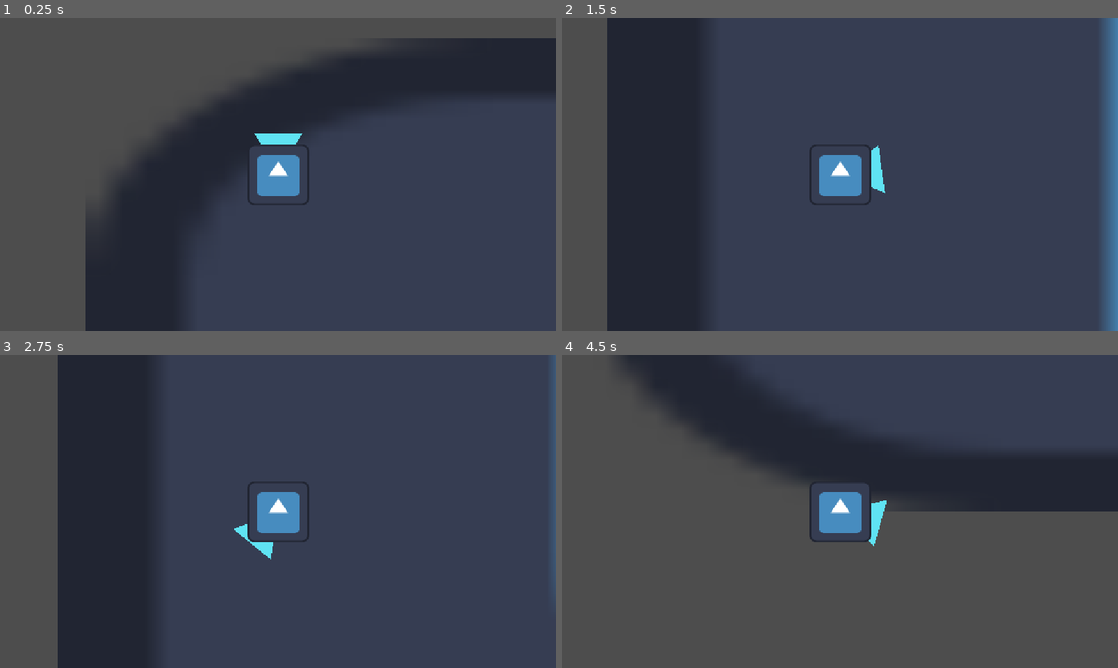
Above: before the commit, frames 1-4 (two rows, left to right).
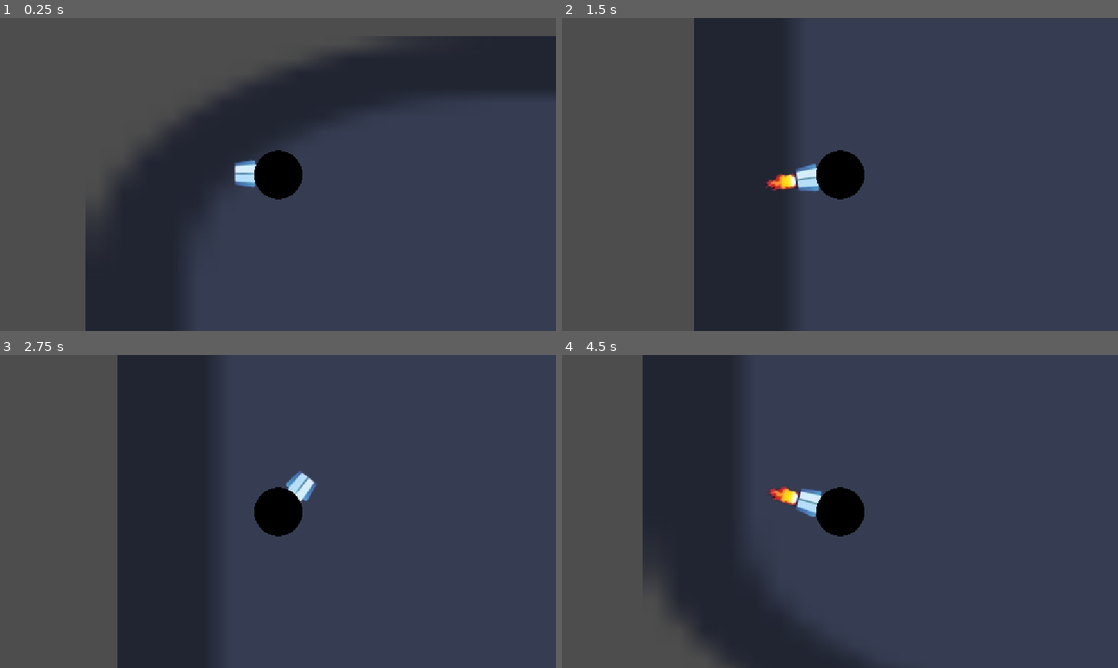
Above: after the commit, the same moments.

Repository: lsitaraman677/VergeOfCollapse
Game: Godot game, scene res://sprite_2d.tscn
Same seed, same stepped clock (60 frames per second), same inputs: the game is played once before the commit and once after it. The engine's default icon, where the game draws it, is replaced by a stand-in: a white triangle on a blue panel in a dark square.
Inputs (mouse positions are in pixels of both pictures, inside the frame that each line leads up to):
- Up to frame 1 (0.25 s): no input
- Up to frame 2 (1.5 s): tap Enter (ui_accept) at 0.5, 1.35 s; move the mouse to (962, 158) at 0.52 s; hold Enter (ui_accept) 0.53-1.28 s; click (962, 158) at 0.67 s; move the mouse to (728, 190) at 1.27 s; click (728, 190) at 1.42 s
- Up to frame 3 (2.75 s): tap Enter (ui_accept) at 1.52, 1.82 s; move the mouse to (333, 442) at 2.02 s; hold Enter (ui_accept) from 2.03 s (still down); click (333, 442) at 2.17 s
- Up to frame 4 (4.5 s): move the mouse to (812, 574) at 2.77 s; release Enter (ui_accept) at 2.78 s; tap Enter (ui_accept) at 2.85, 3.02, 3.32, 4.35 s; click (812, 574) at 2.92 s; move the mouse to (1006, 558) at 3.52 s; hold Enter (ui_accept) 3.53-4.28 s; click (1006, 558) at 3.67 s; move the mouse to (673, 464) at 4.27 s; click (673, 464) at 4.42 s

The runs differ from the first frame. In frame 1, 2.0% of the frame differs, in the area x 42-100%, y 5-60%; in frame 2, 34%, in the area x 8-100%, y 0-100%; in frame 3, 21%; in frame 4, 31%.

Commit message:
breaking platforms and animated booster

Diff:
--- /dev/null
+++ b/gamejam_everythingistemporary/booster.gd
@@ -0,0 +1,14 @@
+extends AnimatedSprite2D
+
+func get_boost_force(power, reposition=true):
+	var mouse_pos = get_global_mouse_position() - global_position
+	var ang = atan2(mouse_pos.y, mouse_pos.x)
+	if reposition:
+		rotation = ang
+	if Input.is_mouse_button_pressed(MOUSE_BUTTON_LEFT):
+		if animation == 'paused':
+			play('playing')
+		return -Vector2(cos(ang), sin(ang)) * power
+	play('paused')
+	frame = 0
+	return Vector2.ZERO
--- /dev/null
+++ b/gamejam_everythingistemporary/character_draw.gd
@@ -0,0 +1,7 @@
+extends Node2D
+
+func _process(dt):
+	queue_redraw()
+
+func _draw():
+	draw_circle(Vector2.ZERO, 50, Color(0, 0, 0))
--- /dev/null
+++ b/gamejam_everythingistemporary/game.gd
@@ -0,0 +1,56 @@
+extends TextureRect
+
+
+func _ready():
+	var lines = FileAccess.open('res://levels.txt', FileAccess.READ).get_as_text().split('\n')
+	add_child(get_platform(lines[0]))
+
+func get_platform(str):
+	var curnum = ''
+	var open = false
+	var firstnum = false
+	var curvec
+	var vecs = PackedVector2Array()
+	for i in str:
+		if open:
+			if firstnum:
+				if i == ',':
+					firstnum = false
+					curvec.x = float(curnum)
+					curnum = ''
+				else:
+					curnum += i
+			else:
+				if i == ')':
+					open = false
+					curvec.y = float(curnum)
+					vecs.append(curvec)
+					curnum = ''
+				else:
+					curnum += i
+		else:
+			if i == '(':
+				open = true
+				firstnum = true
+				curvec = Vector2.ZERO
+	if len(vecs) <= 1:
+		return null
+	var plat = Platform.new()
+	plat.initialize(vecs)
+	return plat
+
+func within_camera(rect):
+	var center = $Area2D.position
+	var w = get_viewport_rect().size.x * $Area2D/Camera2D.scale.x
+	var h = get_viewport_rect().size.y * $Area2D/Camera2D.scale.y
+	return rect.intersects(Rect2(center.x - w * 0.5, center.y - h * 0.5, w, h))
+
+func get_plat_prot():
+	var tot = Vector2.ZERO
+	for i in get_children():
+		if i is Platform:
+			var curprot = i.circle_protrusion_vec($Area2D.position, 50)
+			if curprot.length() > 0:
+				i.ticks += 1
+				tot += curprot
+	return tot
--- a/gamejam_everythingistemporary/platform.gd
+++ b/gamejam_everythingistemporary/platform.gd
@@ -5,11 +5,17 @@
 var poly_x
 var poly_y
 var bbox
+var ticks = 0
+var max_ticks = 30
+var break_point = -1
+var fade = 0
 
 func _ready():
 	pass
 
-func _process(dt: float):
+func _process(dt):
+	if (break_point < 0) and (ticks > max_ticks):
+		break_point = randf() * 0.5 + 0.25
 	queue_redraw()
 
 func initialize(points):
@@ -104,16 +110,56 @@
 	return res
 
 func _draw():
-	var t = 0.01
-	var p1 = Vector2(eval_poly(poly_x, 0.0), eval_poly(poly_y, 0.0))
-	while t < 1:
-		var p2 = Vector2(eval_poly(poly_x, t), eval_poly(poly_y, t))
+	if break_point >= 0:
+		if fade > 1:
+			return
+		var modpoint = func(point, base, rot, shift):
+			var diff = point - base
+			var c = cos(rot)
+			var s = sin(rot)
+			diff = Vector2(diff.x * c - diff.y * s, diff.y * c + diff.x * s)
+			return diff + base + shift
+		var xshift = fade * 200
+		var yshift = fade * fade * 1500
+		var rotshift = fade * 0.2 * PI
+		var t = 0.01
+		var midt1 = break_point * 0.5
+		var base1 = Vector2(eval_poly(poly_x, midt1), eval_poly(poly_y, midt1))
+		var midt2 = (1 - break_point) * 0.5 + break_point
+		var base2 = Vector2(eval_poly(poly_x, midt2), eval_poly(poly_y, midt2))
+		var p1 = Vector2(eval_poly(poly_x, 0.0), eval_poly(poly_y, 0.0))
+		p1 = modpoint.call(p1, base1, rotshift, Vector2(-xshift, yshift))
+		while t < break_point:
+			var p2 = Vector2(eval_poly(poly_x, t), eval_poly(poly_y, t))
+			p2 = modpoint.call(p2, base1, rotshift, Vector2(-xshift, yshift))
+			draw_line(p1, p2, Color(1, 1, 1, 1 - fade), 3)
+			p1 = p2
+			t += 0.01
+		p1 = Vector2(eval_poly(poly_x, t), eval_poly(poly_y, t))
+		p1 = modpoint.call(p1, base2, -rotshift, Vector2(xshift, yshift))
+		while t < 1:
+			var p2 = Vector2(eval_poly(poly_x, t), eval_poly(poly_y, t))
+			p2 = modpoint.call(p2, base2, -rotshift, Vector2(xshift, yshift))
+			draw_line(p1, p2, Color(1, 1, 1, 1 - fade), 3)
+			p1 = p2
+			t += 0.01
+		var p2 = Vector2(eval_poly(poly_x, 1.0), eval_poly(poly_y, 1.0))
+		p2 = modpoint.call(p2, base2, -rotshift, Vector2(xshift, yshift))
+		draw_line(p1, p2, Color(1, 1, 1, 1 - fade), 3)
+		fade += 0.01
+	else:
+		if not get_parent().within_camera(bbox):
+			return
+		var t = 0.01
+		var p1 = Vector2(eval_poly(poly_x, 0.0), eval_poly(poly_y, 0.0))
+		while t < 1:
+			var p2 = Vector2(eval_poly(poly_x, t), eval_poly(poly_y, t))
+			draw_line(p1, p2, Color(1, 1, 1), 3)
+			p1 = p2
+			t += 0.01
+		var p2 = Vector2(eval_poly(poly_x, 1.0), eval_poly(poly_y, 1.0))
 		draw_line(p1, p2, Color(1, 1, 1), 3)
-		p1 = p2
-		t += 0.01
-	var p2 = Vector2(eval_poly(poly_x, 1.0), eval_poly(poly_y, 1.0))
-	draw_line(p1, p2, Color(1, 1, 1), 3)
-	draw_rect(bbox, Color(0, 0, 0), false, 3)
+		#draw_rect(bbox, Color(0, 0, 0), false, 3)
 
 func dxdt(val=null):
 	if val == null:
@@ -138,7 +184,7 @@
 func dydx(val):
 	return dydt(val) / dxdt(val)
 
-func min_dist(point, finetune=0):
+func min_dist(point, finetune=0, coarse=10):
 	var t = 0
 	var best_t = 1.0
 	var curp = Vector2(eval_poly(poly_x, 1.0), eval_poly(poly_y, 1.0))
@@ -166,11 +212,33 @@
 		var dl = deriv * 1e-4
 		var dt = dl / ((dxdt_val**2 + dydt_val**2)**0.5)
 		t -= dt
+		#var xgap = xt - point.x
+		#var ygap = yt - point.y
+		#var deriv = (xgap * dxdt_val + ygap * dydt_val) / sqrt(xgap**2 + ygap**2)
 		#t -= deriv * 1e-7
 		if t < 0:
 			t = 0
+			break
 		if t > 1:
 			t = 1
+			break
 	xt = eval_poly(poly_x, t)
 	yt = eval_poly(poly_y, t)
 	return Vector2(xt, yt)
+
+func circle_protrusion_vec(center, radius):
+	if break_point >= 0:
+		return Vector2.ZERO
+	if center.x < bbox.position.x - radius:
+		return Vector2.ZERO
+	if center.x > bbox.position.x + bbox.size.x + radius:
+		return Vector2.ZERO
+	if center.y < bbox.position.y - radius:
+		return Vector2.ZERO
+	if center.y > bbox.position.y + bbox.size.y + radius:
+		return Vector2.ZERO
+	var closest = min_dist(center, 15)
+	var prot = radius - closest.distance_to(center)
+	if prot < 0:
+		return Vector2.ZERO
+	return (center - closest).normalized() * prot
--- a/gamejam_everythingistemporary/player.gd
+++ b/gamejam_everythingistemporary/player.gd
@@ -2,13 +2,13 @@
 
 var velocity = Vector2.ZERO
 var g = 2000
-var boostAng = 0
 var cur_delta
 
 var boostcol
 const boostSize = 100
 const power = 3000
-const slowFact = 0.975
+const slowFact = 0.985
+const forceFact = 50
 
 func _ready():
 	boostcol = []
@@ -19,31 +19,21 @@
 
 func _process(dt):
 	cur_delta = dt
-	var mouse_pos = get_local_mouse_position()
-	boostAng = atan2(mouse_pos.y, mouse_pos.x)
-	queue_redraw()
 	updatePos(dt)
 
-func _draw():
-
-	var a1 = boostAng + (5 * PI / 6)
-	var a2 = boostAng - (5 * PI / 6)
-	var p1 = boostSize * Vector2(cos(a1), sin(a1))
-	var p2 = boostSize * Vector2(cos(a2), sin(a2))
-	draw_polygon([Vector2.ZERO, p1, p2], boostcol)
-
 func updatePos(dt):
-	if Input.is_mouse_button_pressed(MOUSE_BUTTON_LEFT):
-		var force = power * Vector2(cos(boostAng), sin(boostAng))
-		velocity += force * dt
-		velocity.y += g * dt
-		velocity *= slowFact
-	else:
-		velocity.y += g * dt
-		velocity *= slowFact
-		if velocity.length() < 10:
-			velocity = Vector2.ZERO
+	if Input.is_action_pressed("ui_accept"):
+		return
+	var force = $AnimatedSprite2D.get_boost_force(power)
+	velocity += force * dt
+	velocity.y += g * dt
+	velocity *= slowFact
+	var oldPos = position
 	position += velocity * dt
+	var moveDir = get_parent().get_plat_prot()
+	if moveDir.length() > 0.1:
+		position += moveDir
+		velocity = (position - oldPos) / dt
 	var window = get_parent().size
 	if position.x < 0:
 		position.x = 0
--- a/gamejam_everythingistemporary/sprite_2d.tscn
+++ b/gamejam_everythingistemporary/sprite_2d.tscn
@@ -1,7 +1,63 @@
-[gd_scene load_steps=3 format=3 uid="uid://yfkpktq5juw7"]
+[gd_scene load_steps=17 format=3 uid="uid://yfkpktq5juw7"]
 
 [ext_resource type="Texture2D" uid="uid://co65kytf3bpq1" path="res://icon.svg" id="1_mehiu"]
+[ext_resource type="Script" uid="uid://cw854bcxouhos" path="res://game.gd" id="2_i1wwn"]
 [ext_resource type="Script" uid="uid://cyl4nhkidhfn5" path="res://player.gd" id="2_lt4yx"]
+[ext_resource type="Texture2D" uid="uid://cy0ofnqgh8unv" path="res://rocket_frames/frame0.png" id="4_iqeq5"]
+[ext_resource type="Texture2D" uid="uid://cjbudgcdp5oxs" path="res://rocket_frames/frame1.png" id="5_f166j"]
+[ext_resource type="Texture2D" uid="uid://cgo7lghvxuk0m" path="res://rocket_frames/frame2.png" id="6_hltx7"]
+[ext_resource type="Texture2D" uid="uid://dvcofplsmcqhy" path="res://rocket_frames/frame3.png" id="7_shsg8"]
+[ext_resource type="Texture2D" uid="uid://c8bddisvl080f" path="res://rocket_frames/frame4.png" id="8_ikdaa"]
+[ext_resource type="Texture2D" uid="uid://cyv2bvc0ibdwr" path="res://rocket_frames/frame5.png" id="9_v7144"]
+[ext_resource type="Texture2D" uid="uid://dmyac8oxtmuxo" path="res://rocket_frames/frame6.png" id="10_75u5r"]
+[ext_resource type="Texture2D" uid="uid://dqxry7quifu8n" path="res://rocket_frames/frame7.png" id="11_st8jt"]
+[ext_resource type="Texture2D" uid="uid://ctk2lpjxxcc5g" path="res://rocket_frames/frame8.png" id="12_w7wq1"]
+[ext_resource type="Texture2D" uid="uid://cqejkwo4ot2h6" path="res://rocket_frames/frame9.png" id="13_3ymp8"]
+[ext_resource type="Script" uid="uid://ddcq64s5h4i7s" path="res://booster.gd" id="14_0a62h"]
+[ext_resource type="Script" uid="uid://b3bh2emi20pel" path="res://character_draw.gd" id="15_f166j"]
+
+[sub_resource type="SpriteFrames" id="SpriteFrames_teref"]
+animations = [{
+"frames": [{
+"duration": 1.0,
+"texture": ExtResource("4_iqeq5")
+}],
+"loop": true,
+"name": &"paused",
+"speed": 5.0
+}, {
+"frames": [{
+"duration": 1.0,
+"texture": ExtResource("6_hltx7")
+}, {
+"duration": 1.0,
+"texture": ExtResource("7_shsg8")
+}, {
+"duration": 1.0,
+"texture": ExtResource("8_ikdaa")
+}, {
+"duration": 1.0,
+"texture": ExtResource("9_v7144")
+}, {
+"duration": 1.0,
+"texture": ExtResource("10_75u5r")
+}, {
+"duration": 1.0,
+"texture": ExtResource("11_st8jt")
+}, {
+"duration": 1.0,
+"texture": ExtResource("12_w7wq1")
+}, {
+"duration": 1.0,
+"texture": ExtResource("13_3ymp8")
+}, {
+"duration": 1.0,
+"texture": ExtResource("5_f166j")
+}],
+"loop": true,
+"name": &"playing",
+"speed": 15.0
+}]
 
 [node name="TextureRect" type="TextureRect"]
 offset_left = -3341.0
@@ -9,6 +65,7 @@
 offset_right = 3318.0
 offset_bottom = 1837.0
 texture = ExtResource("1_mehiu")
+script = ExtResource("2_i1wwn")
 
 [node name="Area2D" type="Area2D" parent="."]
 script = ExtResource("2_lt4yx")
@@ -17,9 +74,18 @@
 position = Vector2(0, -2)
 polygon = PackedVector2Array(-64, 66, 63, 66, 63, -62, -64, -62)
 
-[node name="Sprite2D" type="Sprite2D" parent="Area2D"]
-texture = ExtResource("1_mehiu")
+[node name="AnimatedSprite2D" type="AnimatedSprite2D" parent="Area2D"]
+position = Vector2(2.83556, 0)
+scale = Vector2(1.94311, 2.05)
+sprite_frames = SubResource("SpriteFrames_teref")
+animation = &"playing"
+centered = false
+offset = Vector2(10, -20)
+script = ExtResource("14_0a62h")
 
-[node name="Camera2D" type="Camera2D" parent="Area2D/Sprite2D"]
+[node name="Node2D" type="Node2D" parent="Area2D"]
+script = ExtResource("15_f166j")
+
+[node name="Camera2D" type="Camera2D" parent="Area2D"]
 
 [connection signal="area_entered" from="Area2D" to="Area2D" method="_on_area_entered"]
--- a/gamejam_everythingistemporary/test.gd
+++ b/gamejam_everythingistemporary/test.gd
@@ -14,7 +14,7 @@
 	var p = []
 	var curp = Vector2.ZERO
 	p.append(curp)
-	for i in range(7):
+	for i in range(4):
 		var mag = 100 + randf() * 100
 		var ang = randf() * 2 * PI
 		var new = curp + Vector2(cos(ang), sin(ang)) * mag
@@ -25,11 +25,11 @@
 			new = curp + Vector2(cos(ang), sin(ang)) * mag
 		curp = new
 		p.append(curp)
-	plat.initialize([	Vector2(0, 0),
-						Vector2(20, 20),
-						Vector2(160, 40),
-						Vector2(380, 20),
-						Vector2(400, 0)])
+	#plat.initialize([	Vector2(0, 0),
+						#Vector2(20, 20),
+						#Vector2(160, 40),
+						#Vector2(380, 20),
+						#Vector2(400, 0)])
 	plat.initialize(p)
 
 func _process(dt: float):
@@ -38,3 +38,6 @@
 func _draw():
 	var p = get_children()[0].min_dist(get_local_mouse_position(), 15)
 	draw_circle(p, 5, Color(1, 1, 1))
+
+func within_camera(rect):
+	return true
Not shown, added: gamejam_everythingistemporary/booster.gd.uid
Not shown, added: gamejam_everythingistemporary/character_draw.gd.uid
Not shown, added: gamejam_everythingistemporary/game.gd.uid
Not shown, added: gamejam_everythingistemporary/levels.txt
Binary file added: gamejam_everythingistemporary/rocket_frames/frame0.png
Not shown, added: gamejam_everythingistemporary/rocket_frames/frame0.png.import
Binary file added: gamejam_everythingistemporary/rocket_frames/frame1.png
Not shown, added: gamejam_everythingistemporary/rocket_frames/frame1.png.import
Binary file added: gamejam_everythingistemporary/rocket_frames/frame2.png
Not shown, added: gamejam_everythingistemporary/rocket_frames/frame2.png.import
Binary file added: gamejam_everythingistemporary/rocket_frames/frame3.png
Not shown, added: gamejam_everythingistemporary/rocket_frames/frame3.png.import
(and 12 more such lines)
